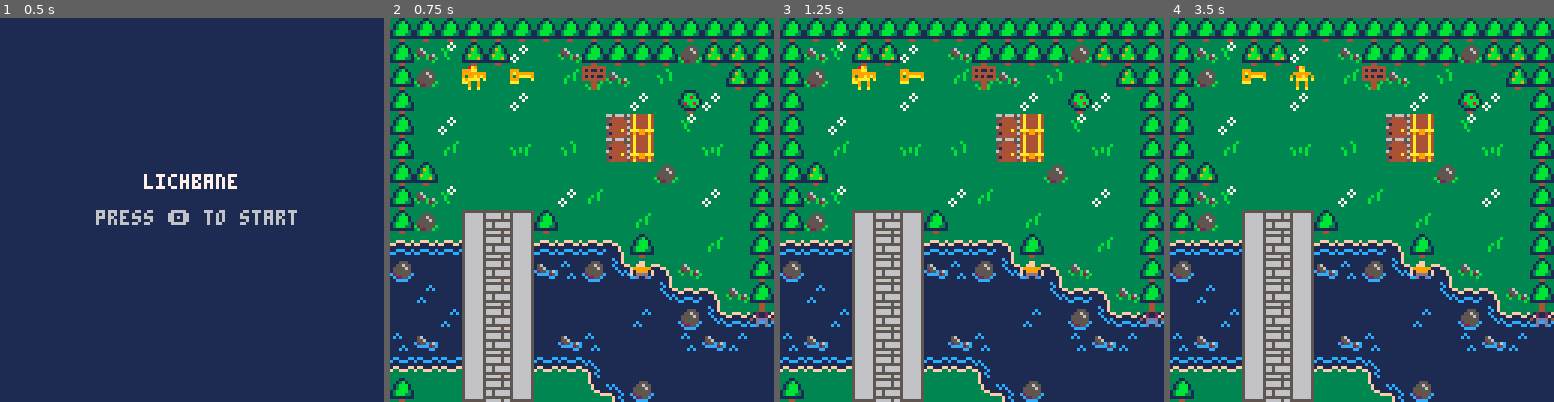
Above: before the commit, frames 1-4 (left to right).
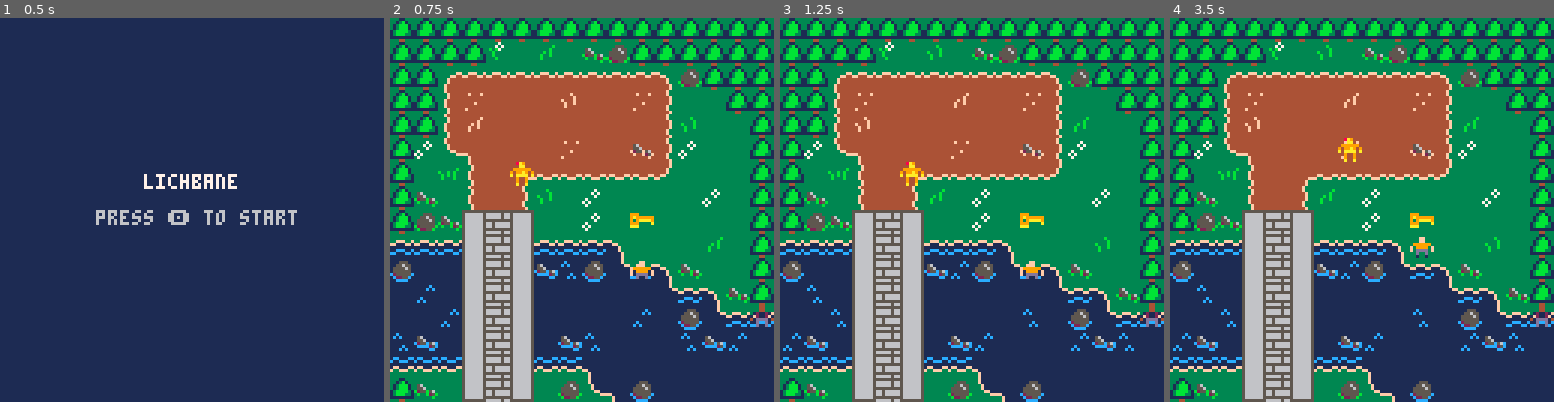
Above: after the commit, the same moments.

Repository: justinKocian/lichbane
Game: PICO-8 cartridge lichbane.p8
The game is run twice, just before and just after one commit, with the same random seed, the same clock (stepped at 60 frames per second) and the same inputs.
Inputs:
- Up to frame 1 (0.5 s): tap X (X key) at 0.33 s
- Up to frame 2 (0.75 s): tap O (Z key) at 0.7 s
- Up to frame 3 (1.25 s): tap X (X key) at 1.07 s
- Up to frame 4 (3.5 s): hold Right 1.6-2.1 s; tap O (Z key) every 0.4 s from 1.7 to 3.3 s; tap X (X key) at 1.85, 2.97 s; hold Up 2.15-2.42 s; hold Right 2.47-3.03 s; hold Left from 3.08 s (still down)

Frame 1 is identical in both runs. In frame 2, 22% of the frame differs, in the area x 6-94%, y 6-100%; in frame 3, 22%; in frame 4, 22%, in the area x 0-94%, y 6-100%.

Commit message:
Update lichbane.p8

Diff:
--- a/lichbane.p8
+++ b/lichbane.p8
@@ -72,7 +72,7 @@
     cls()
     map_setup()
     setup_tile_handlers() -- <--- this must happen after map_setup
-    player = Player.create(3,2)
+    player = Player.create(5,6)
     make_npc(10,10)
     make_npc(15,12)
     dtb_init()
@@ -268,7 +268,9 @@
     anim_time = 30
 
     tile_animations = {
-        {frames={65,66}, speed=20}, -- grass
+        {frames={176,177}, speed=20}, -- grass
+        {frames={187,188}, speed=20}, -- path grass
+        {frames={183,184}, speed=10}, -- water
         {frames={78,79}, speed=15}, -- spikes type 1
         {frames={94,95}, speed=15} -- spikes type 2
     }
@@ -743,39 +745,39 @@
 
 __gff__
 0000000000000000000000000000000000000000000000000000000000000000000000000000000000000000000000000000000000000000000000000000000000020200000100010101010001000204010101010000000101010100000002040000010000000001010101010000000000000000000000010100010101010000
-0101010001010100000000000000000001000100010101000000000001000000010101000101010000000000000000000202010101010101010101020201010000000000000000000000000000000000000000000000000000000000000000000000000000000000000000000000000000000000000000000000000000000000
+0101010001010101010100000000000001000100010101010001000000000000010101000101010101010000000000000202010101010101010101020201010000000000000000000000000000000000000000000000000000000000000000000000000000000000000000000000000000000000000000000000000000000000
 __map__
 b6b6b6b6b6b6b6b6b6b6b6b6b6b6b6b6b6b6b6b6b6b6b6b6b6b6b6b6b6b6b6b6000000000000000000000000000000000000000000000000000000000000000000000000000000000000000000000000000000000000000000000000000000000000000000000000000000000000000000000000000000000000000000000000
-b6b393b5b58391b3b6b6b6b6b2b5b5b6b6484949494949494949494949494ab6000000000000000000000000000000000000000000000000000000000000000000000000000000000000000000000000000000000000000000000000000000000000000000000000000000000000000000000000000000000000000000000000
-b6b2916c916c91b06eb391b19191b5b6b6584b4b4b4b4b4e4b4f4b4e4b4b5ab6000000000000000000000000000000000000000000000000000000000000000000000000000000000000000000000000000000000000000000000000000000000000000000000000000000000000000000000000000000000000000000000000
-b69191919183919191918391b48391b6b6584b4b4b4b4b4f4b4e4b4f4b7f5ab6000000000000000000000000000000000000000000000000000000000000000000000000000000000000000000000000000000000000000000000000000000000000000000000000000000000000000000000000000000000000000000000000
-b691839191919191914c7c91939191b6b6584b4b4b4b4b4e4b4f4b4e4b4b5ab6000000000000000000000000000000000000000000000000000000000000000000000000000000000000000000000000000000000000000000000000000000000000000000000000000000000000000000000000000000000000000000000000
-b691b09191a391b191787a9191a391b6b6684a4b4b4b48496969696969696ab6000000000000000000000000000000000000000000000000000000000000000000000000000000000000000000000000000000000000000000000000000000000000000000000000000000000000000000000000000000000000000000000000
-b6b5919191919191919191b2919191b6b65968474b576a59596b59596b5959b6000000000000000000000000000000000000000000000000000000000000000000000000000000000000000000000000000000000000000000000000000000000000000000000000000000000000000000000000000000000000000000000000
-b6b3939191919183b0919191918391b6b6b359594c5959b29391b391b09183b6000000000000000000000000000000000000000000000000000000000000000000000000000000000000000000000000000000000000000000000000000000000000000000000000000000000000000000000000000000000000000000000000
-b6b291675b67b6919191b091919191b6b68391839191b191b19191b19191b0b6000000000000000000000000000000000000000000000000000000000000000000000000000000000000000000000000000000000000000000000000000000000000000000000000000000000000000000000000000000000000000000000000
-858585585b5885858586b69191b091b6b6b191919191919191b4919184858585000000000000000000000000000000000000000000000000000000000000000000000000000000000000000000000000000000000000000000000000000000000000000000000000000000000000000000000000000000000000000000000000
-b99595585b58bab7b9a08586b39191b6b69191919191b191b0919384a2bab8b9000000000000000000000000000000000000000000000000000000000000000000000000000000000000000000000000000000000000000000000000000000000000000000000000000000000000000000000000000000000000000000000000
+b6b6b6b69391b091b3b2b6b6b6b6b6b6b6484949494949494949494949494ab6000000000000000000000000000000000000000000000000000000000000000000000000000000000000000000000000000000000000000000000000000000000000000000000000000000000000000000000000000000000000000000000000
+b6b68b8c8c8c8c8c8c8c8c8db2b6b6b6b6584b4b4b4b4b4e4b4f4b4e4b4b5ab6000000000000000000000000000000000000000000000000000000000000000000000000000000000000000000000000000000000000000000000000000000000000000000000000000000000000000000000000000000000000000000000000
+b6b69bbf9c9c9cbc9c9cbf9d9191b6b6b6584b4b4b4b4b4f4b4e4b4f4b7f5ab6000000000000000000000000000000000000000000000000000000000000000000000000000000000000000000000000000000000000000000000000000000000000000000000000000000000000000000000000000000000000000000000000
+b6b69bbb9c9c9c9c9c9c9c9db19191b6b6584b4b4b4b4b4e4b4f4b4e4b4b5ab6000000000000000000000000000000000000000000000000000000000000000000000000000000000000000000000000000000000000000000000000000000000000000000000000000000000000000000000000000000000000000000000000
+b683ab8f9c9c9cbf9c9cbe9d839191b6b6684a4b4b4b48496969696969696ab6000000000000000000000000000000000000000000000000000000000000000000000000000000000000000000000000000000000000000000000000000000000000000000000000000000000000000000000000000000000000000000000000
+b691a39b9c8eacacacacacad919191b6b65968474b576a59596b59596b5959b6000000000000000000000000000000000000000000000000000000000000000000000000000000000000000000000000000000000000000000000000000000000000000000000000000000000000000000000000000000000000000000000000
+b6b3919b9c9db19183919191918391b6b6b359594c5959b29391b391b09183b6000000000000000000000000000000000000000000000000000000000000000000000000000000000000000000000000000000000000000000000000000000000000000000000000000000000000000000000000000000000000000000000000
+b6b2b3675b67919183916c91919191b6b683919bbf9db191b19191b19191b0b6000000000000000000000000000000000000000000000000000000000000000000000000000000000000000000000000000000000000000000000000000000000000000000000000000000000000000000000000000000000000000000000000
+858585585b5885858586919191b091b6b6b1919b9c9d919191b4919184858585000000000000000000000000000000000000000000000000000000000000000000000000000000000000000000000000000000000000000000000000000000000000000000000000000000000000000000000000000000000000000000000000
+b99595585b58bab7b9a08586b39191b6b691919b9c9db191b0919384a2bab8b9000000000000000000000000000000000000000000000000000000000000000000000000000000000000000000000000000000000000000000000000000000000000000000000000000000000000000000000000000000000000000000000000
 95b895585b589595959595a08586b3b6b6b291675b679183848585a295959595000000000000000000000000000000000000000000000000000000000000000000000000000000000000000000000000000000000000000000000000000000000000000000000000000000000000000000000000000000000000000000000000
 9595b8585b5895959595b895b9a08585858585585b588585a2b99595b79595b8000000000000000000000000000000000000000000000000000000000000000000000000000000000000000000000000000000000000000000000000000000000000000000000000000000000000000000000000000000000000000000000000
 b7ba95585b5895bab7959595b7bab895959595585b5895ba959595b89595b980000000000000000000000000000000000000000000000000000000000000000000000000000000000000000000000000000000000000000000000000000000000000000000000000000000000000000000000000000000000000000000000000
 a5a5a5585b58a5a582959595959595959595b9585b58959595959595958081a6000000000000000000000000000000000000000000000000000000000000000000000000000000000000000000000000000000000000000000000000000000000000000000000000000000000000000000000000000000000000000000000000
-b69191775b779191a482b99595959595bab795585b58959595b79595ba969191000000000000000000000000000000000000000000000000000000000000000000000000000000000000000000000000000000000000000000000000000000000000000000000000000000000000000000000000000000000000000000000000
-b69191919191919191a4a582ba959595959595585b58b9959595ba8081a691b6000000000000000000000000000000000000000000000000000000000000000000000000000000000000000000000000000000000000000000000000000000000000000000000000000000000000000000000000000000000000000000000000
-b691919191919191919191a4a5a5a5a5a5a5a5585b58a5a5818181a6919191b6000000000000000000000000000000000000000000000000000000000000000000000000000000000000000000000000000000000000000000000000000000000000000000000000000000000000000000000000000000000000000000000000
-b6919191919191919191919191919191919191775b77919191919191919191b6000000000000000000000000000000000000000000000000000000000000000000000000000000000000000000000000000000000000000000000000000000000000000000000000000000000000000000000000000000000000000000000000
-b6919191919191919191919191919191919191919191919191919191919191b6000000000000000000000000000000000000000000000000000000000000000000000000000000000000000000000000000000000000000000000000000000000000000000000000000000000000000000000000000000000000000000000000
-b69191919191919191919191919191b6b69191919191919191919191919191b6000000000000000000000000000000000000000000000000000000000000000000000000000000000000000000000000000000000000000000000000000000000000000000000000000000000000000000000000000000000000000000000000
-b69191919191919191919191919191b6b69191919191919191919191919191b6000000000000000000000000000000000000000000000000000000000000000000000000000000000000000000000000000000000000000000000000000000000000000000000000000000000000000000000000000000000000000000000000
-b69191919191919191919191919191b6b69191919191919191919191919191b6000000000000000000000000000000000000000000000000000000000000000000000000000000000000000000000000000000000000000000000000000000000000000000000000000000000000000000000000000000000000000000000000
-b69191919191919191919191919191b6b69191919191919191919191919191b6000000000000000000000000000000000000000000000000000000000000000000000000000000000000000000000000000000000000000000000000000000000000000000000000000000000000000000000000000000000000000000000000
-b69191919191919191919191919191b6b69191919191919191919191919191b6000000000000000000000000000000000000000000000000000000000000000000000000000000000000000000000000000000000000000000000000000000000000000000000000000000000000000000000000000000000000000000000000
-b69191919191919191919191919191b6b69191919191919191919191919191b6000000000000000000000000000000000000000000000000000000000000000000000000000000000000000000000000000000000000000000000000000000000000000000000000000000000000000000000000000000000000000000000000
-b69191919191919191919191919191b6b69191919191919191919191919191b6000000000000000000000000000000000000000000000000000000000000000000000000000000000000000000000000000000000000000000000000000000000000000000000000000000000000000000000000000000000000000000000000
-b69191919191919191919191919191b6b69191919191919191919191919191b6000000000000000000000000000000000000000000000000000000000000000000000000000000000000000000000000000000000000000000000000000000000000000000000000000000000000000000000000000000000000000000000000
-b69191919191919191919191919191b6b69191919191919191919191919191b6000000000000000000000000000000000000000000000000000000000000000000000000000000000000000000000000000000000000000000000000000000000000000000000000000000000000000000000000000000000000000000000000
-b69191919191919191919191919191b6b69191919191919191919191919191b6000000000000000000000000000000000000000000000000000000000000000000000000000000000000000000000000000000000000000000000000000000000000000000000000000000000000000000000000000000000000000000000000
-b69191919191919191919191919191b6b69191919191919191919191919191b6000000000000000000000000000000000000000000000000000000000000000000000000000000000000000000000000000000000000000000000000000000000000000000000000000000000000000000000000000000000000000000000000
+b6b391775b7791b2a482b99595959595bab795585b58959595b79595ba969191000000000000000000000000000000000000000000000000000000000000000000000000000000000000000000000000000000000000000000000000000000000000000000000000000000000000000000000000000000000000000000000000
+b6a3919b9c9d919191a4a582ba959595959595585b58b9959595ba8081a691b6000000000000000000000000000000000000000000000000000000000000000000000000000000000000000000000000000000000000000000000000000000000000000000000000000000000000000000000000000000000000000000000000
+b691b19b9c9da391b491b3a4a5a5a5a5a5a5a5585b58a5a5818181a6919191b6000000000000000000000000000000000000000000000000000000000000000000000000000000000000000000000000000000000000000000000000000000000000000000000000000000000000000000000000000000000000000000000000
+b691919bbf9d91919191b0919191a3b6b6b6b6775b77b3918ab19191a39191b6000000000000000000000000000000000000000000000000000000000000000000000000000000000000000000000000000000000000000000000000000000000000000000000000000000000000000000000000000000000000000000000000
+b6b08b9f9c9d91b2b6919191b1b391b6b6b6b39bbf9d91919191b0b2919191b6000000000000000000000000000000000000000000000000000000000000000000000000000000000000000000000000000000000000000000000000000000000000000000000000000000000000000000000000000000000000000000000000
+b6919b9c8eadb3b6b691b091919191b6b693919b9c9d91a39191919191a391b6000000000000000000000000000000000000000000000000000000000000000000000000000000000000000000000000000000000000000000000000000000000000000000000000000000000000000000000000000000000000000000000000
+b6b19bbf9d9191b6b691918b8c8c8c8c8c8c8c9f9c9d91b08a91918a919191b6000000000000000000000000000000000000000000000000000000000000000000000000000000000000000000000000000000000000000000000000000000000000000000000000000000000000000000000000000000000000000000000000
+b6919b9c9db191b6b6b6919bbbbf9c9cbf9c9cbf9c9d6c9191919191919191b6000000000000000000000000000000000000000000000000000000000000000000000000000000000000000000000000000000000000000000000000000000000000000000000000000000000000000000000000000000000000000000000000
+b6919b9c9d91b6b6b6b6a39bbf8eacacacacacacacad91b39193b19191b391b6000000000000000000000000000000000000000000000000000000000000000000000000000000000000000000000000000000000000000000000000000000000000000000000000000000000000000000000000000000000000000000000000
+b6b39b9c9db291b6b6b6919b9c9db2b6b68ab0919191b19191919191919391b6000000000000000000000000000000000000000000000000000000000000000000000000000000000000000000000000000000000000000000000000000000000000000000000000000000000000000000000000000000000000000000000000
+b6919bbf9e8d91b3b6b6919b9c9d91b6b6919191939191b291919191919191b6000000000000000000000000000000000000000000000000000000000000000000000000000000000000000000000000000000000000000000000000000000000000000000000000000000000000000000000000000000000000000000000000
+b6919b9c9c9e8d917c91939b9c9db1b6b691a3919191919191b09183919191b6000000000000000000000000000000000000000000000000000000000000000000000000000000000000000000000000000000000000000000000000000000000000000000000000000000000000000000000000000000000000000000000000
+b6b1abac8fbf9e8c8c8c8c9f9c9d91b6b69191919183919191919191919191b6000000000000000000000000000000000000000000000000000000000000000000000000000000000000000000000000000000000000000000000000000000000000000000000000000000000000000000000000000000000000000000000000
+b691b3b2ab8fbc9c9cbf9c9cbf9d91b6b69183b3919191b091919191919391b6000000000000000000000000000000000000000000000000000000000000000000000000000000000000000000000000000000000000000000000000000000000000000000000000000000000000000000000000000000000000000000000000
+b691919191abacacacacacacacad91b6b6919191b191919191a391b1919191b6000000000000000000000000000000000000000000000000000000000000000000000000000000000000000000000000000000000000000000000000000000000000000000000000000000000000000000000000000000000000000000000000
+b6b2b091b39191b09191b19191b391b6b691b39191919391919191919191b2b6000000000000000000000000000000000000000000000000000000000000000000000000000000000000000000000000000000000000000000000000000000000000000000000000000000000000000000000000000000000000000000000000
 b6b6b6b6b6b6b6b6b6b6b6b6b6b6b6b6b6b6b6b6b6b6b6b6b6b6b6b6b6b6b6b6000000000000000000000000000000000000000000000000000000000000000000000000000000000000000000000000000000000000000000000000000000000000000000000000000000000000000000000000000000000000000000000000
 
 
Not shown, changed: 33 lines of the sprite sheet (__gfx__) section of lichbane.p8
